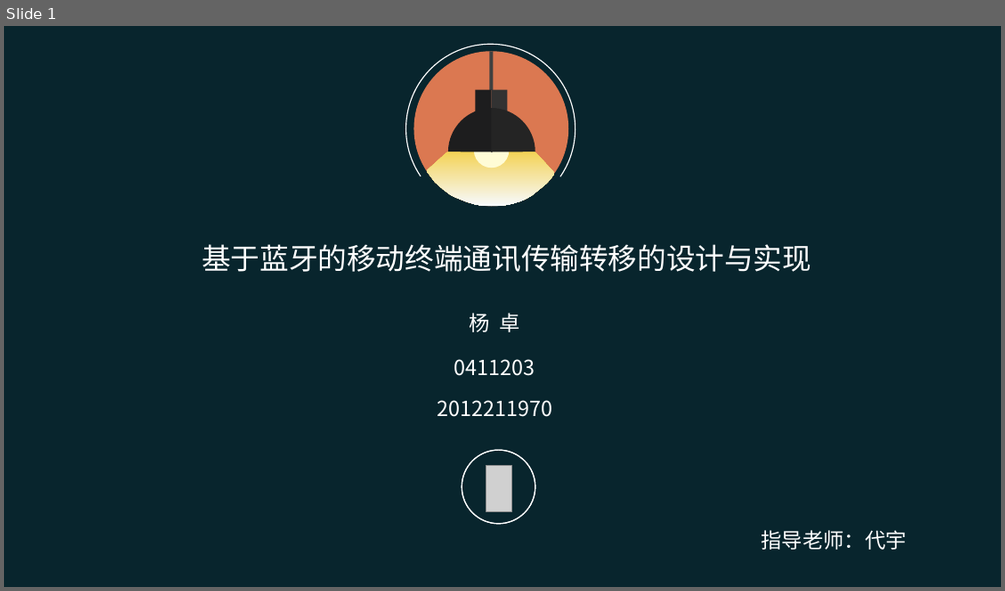
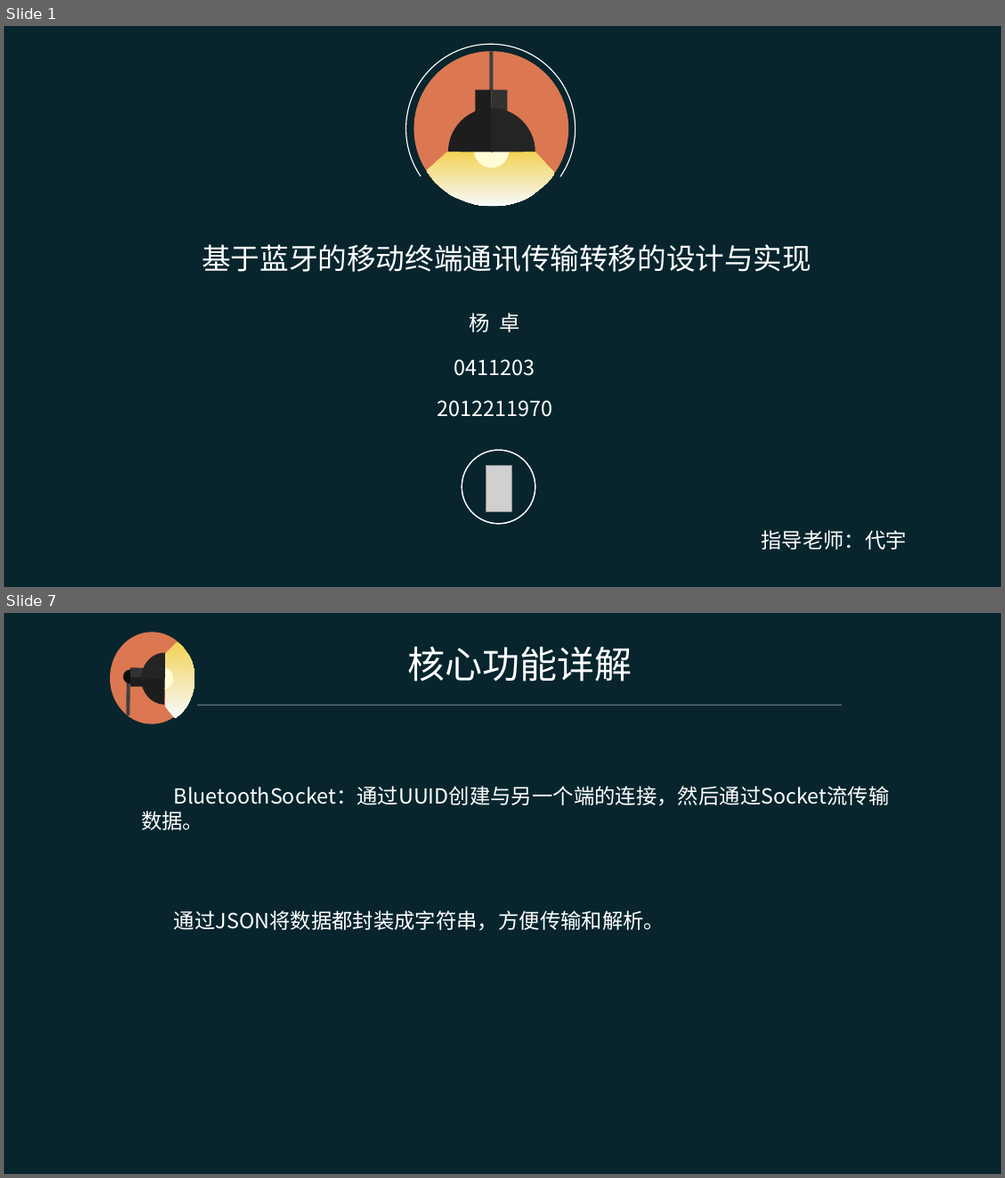
Before and after one commit to YoungDroid/BluetoothTranslation, a slide deck: 1-49.ppt. Shown one above the other, each under a label of ours: slide 1 before the commit, slides 1 and 7 after it; the slides between them are not shown. The pictures are 1005x591 and 1005x1178 pixels, drawn with LibreOffice and Linux fonts; fonts in the diff are those of the drawing; grey boxes stand for pictures. Boxes give left, top, right and bottom in pixels: in the first picture for what was removed or moved away, otherwise in the second. Text is boxed around its words. In the diff, an @@ line names an element or a change of style, - is before the commit and + after.

```diff
--- a/1-49.ppt
+++ b/1-49.ppt
@@ slide 7 added at (4,613,1001,1174), background #08252D @@
@@ group added at (109,632,841,724): 5 freeform shapes, 2 lines, 2 rectangles, 1 text, 1 ellipse @@
+核心功能详解
@@ text added at (141,786,890,931), 20 pt, text #FFFFFF @@
+BluetoothSocket：通过UUID创建与另一个端的连接，然后通过Socket流传输数据。
+通过JSON将数据都封装成字符串，方便传输和解析。
```
Also in this commit, not shown: 3 slides changed, 6 other slides added, 2 slides removed.
